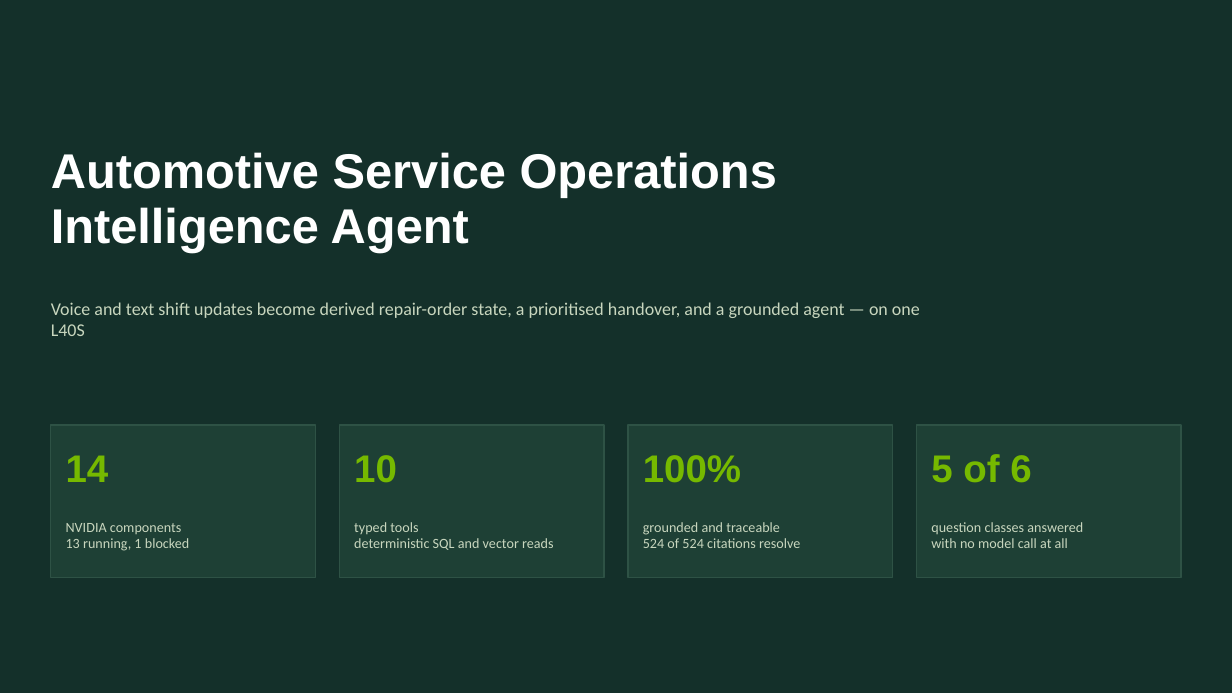
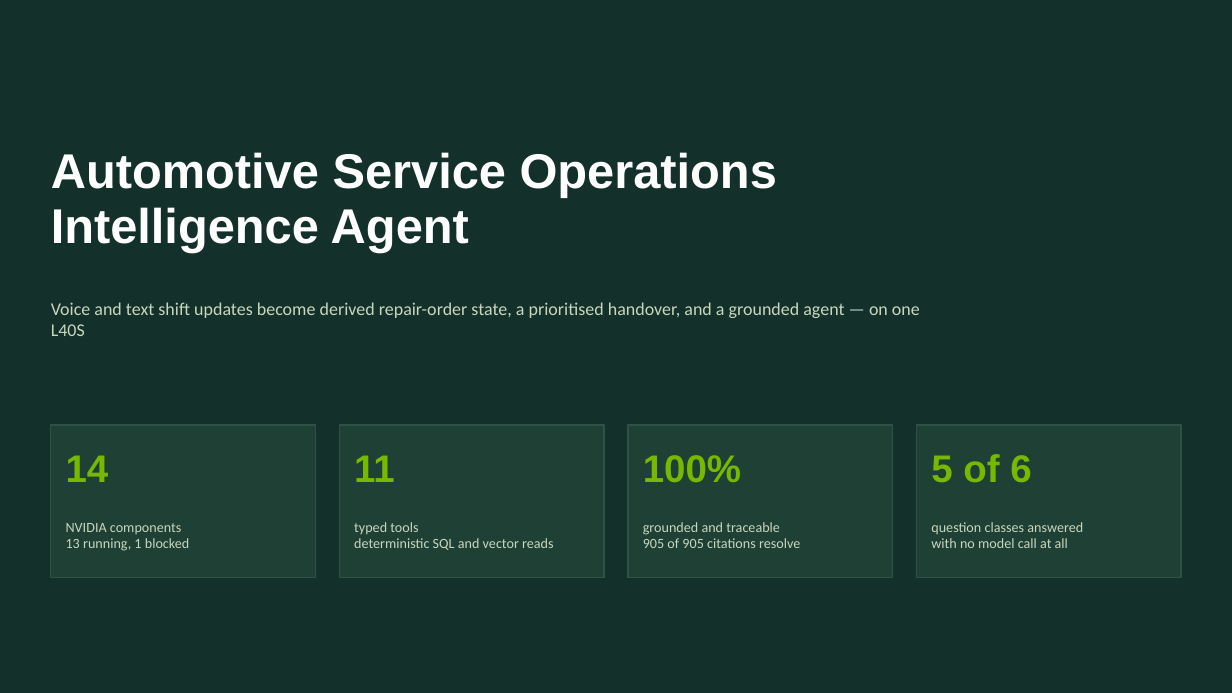
Before and after one commit to RaunakDasgupta/automotive-service-agent, a slide deck: slide 1 of docs/architecture-deck.pptx. Drawn at 1232x693 pixels with LibreOffice and Linux fonts; fonts in the diff are those of the drawing. Boxes give left, top, right and bottom in pixels: in the first picture for what was removed or moved away, otherwise in the second. Text is boxed around its words. In the diff, an @@ line names an element or a change of style, - is before the commit and + after.

```diff
--- a/docs/architecture-deck.pptx
+++ b/docs/architecture-deck.pptx
@@ text at [354,455,395,482]: text changed @@
-10
+11
@@ text at [643,538,800,548]: text changed @@
-524 of 524 citations resolve
+905 of 905 citations resolve
```
Also in this commit, not shown: 1 slide added, 4 other files.
